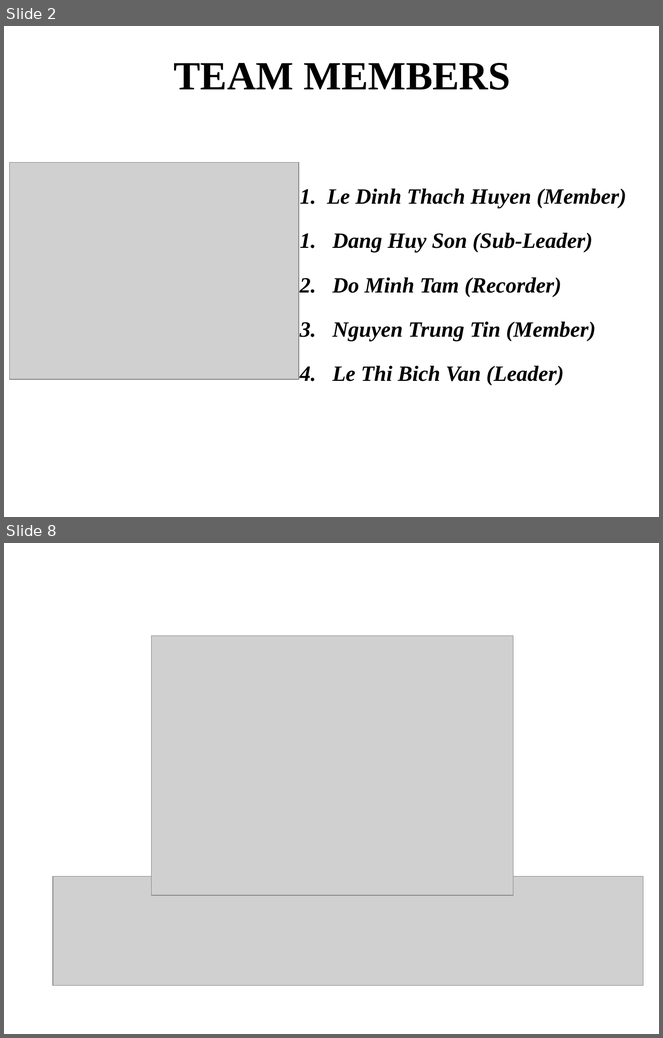
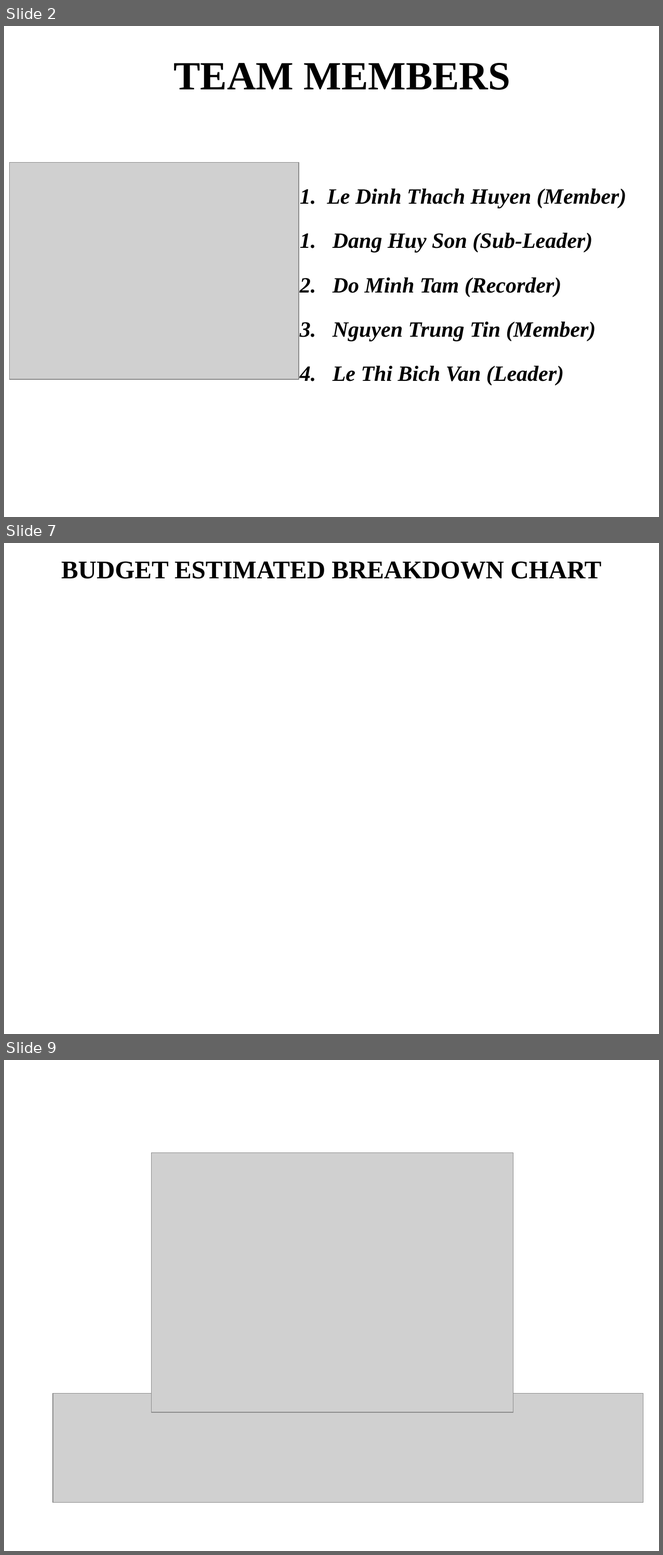
Before and after one commit to T138384/vlu-k15t1-team11, a slide deck: SMA - Software Measurement & Analysis/Assignment-07/K15T1-Team11-Team Assignment7/K15T1-Team11-Team Assignment7.ppt. Shown one above the other, each under a label of ours: slides 2 and 8 before the commit, slides 2, 7 and 9 after it; the slides between them are not shown. The pictures are 663x1038 and 663x1555 pixels, drawn with LibreOffice and Linux fonts; fonts in the diff are those of the drawing; grey boxes stand for pictures; background and template pictures are left out. Boxes give left, top, right and bottom in pixels: in the first picture for what was removed or moved away, otherwise in the second. Text is boxed around its words. In the diff, an @@ line names an element or a change of style, - is before the commit and + after.

```diff
--- a/SMA - Software Measurement & Analysis/Assignment-07/K15T1-Team11-Team Assignment7/K15T1-Team11-Team Assignment7.ppt
+++ b/SMA - Software Measurement & Analysis/Assignment-07/K15T1-Team11-Team Assignment7/K15T1-Team11-Team Assignment7.ppt
@@ slide 7 added at (x1=4, y1=543, x2=659, y2=1034), background picture (left out) @@
@@ title added at (x1=61, y1=561, x2=601, y2=579), 28 pt, text #000000, bold @@
+BUDGET ESTIMATED BREAKDOWN CHART
@@ what was slide 8 is now slide 9 @@
```
Also in this commit, not shown: 5 slides changed, 1 other file.
